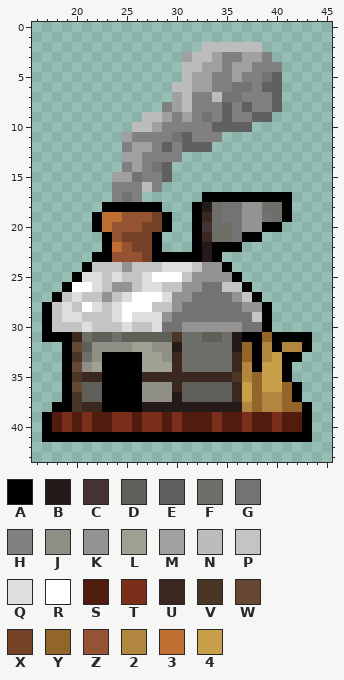
Two states of a pixel-art sprite, KrampitzKreutzwiserSettlersOfCatan/src/textures/playerPieces/whiteHouseSmoke0.png. Above: the version before the commit.
The file is 60x60 pixels. Colours within 5 levels of each other are drawn and written as one. Shown: x 16..45, y 0..43.
Palette (. is transparent): A #000000  B #241a1a  C #453232  D #5f5f59  E #606060  F #6f6f6a  G #737373  H #808080  J #8f8f85  K #939393  L #a0a093  M #a0a0a0  N #bcbcbc  P #c4c4c4  Q #dedede  R #ffffff  S #511c0d  T #7a2f1a  U #392720  V #4a3625  W #664734  X #754127  Y #936529  Z #965332  2 #b2863f  3 #bf6f32  4 #ca9f4a
Pixels before, first column x 17:
 2 ................NNNNNN.....
 3 ..............MNNMHHMMH....
 4 ..............NNMMHMMHHH...
 5 ..............NMMHHMHHGE...
 6 .............NNMMHHGGHEE...
 7 .............MNHHNGGHHHE...
 8 ............HMNHHHEHEHHE...
 9 ..........NNMHMHGHEHHEE....
10 .........NNMHHHHHEEEE......
11 ........MHHHHGEHHH.........
12 ........HMMHEHEEE..........
13 ........MMHHHH.............
14 ........HMHGE..............
15 .......MMGHHE..............
16 .......HHHNH...............
17 .......HGH......AAAAAAAAA..
18 ......AAAAAA...ABFGGKKFFA..
19 .....A33ZZZXA..AUFGGKKGFA..
20 .....A3ZZZXXA..ACFFGKKAA...
21 ......AZXXXA...AUFFGAA.....
22 ......A3ZXXA...ABAAA.......
23 .....AAZZZXAAAAABA.........
24 ....APPPKPPPQQQPKKA........
25 ...AQQPQPPQRRRPKKKKA.......
26 ..ARRQPKKPQQPPKKGGPPA......
27 .APQPPKPQRRRQKKGGGGKPA.....
28 APQPRQPQRRRPPKGGGGGGKKA....
29 APQQPPPQRQQQKGGGGGGGGPA....
30 APPPQPPPQPPQGGKKKKKKGGA....
31 AAAUFDDFDDDDDVFFDDFBAAYAAAA
32 ..AWDJJJJLLJJBFFFFFBYA2A22A
33 ..AVFJAAAALLJUFFFFFUYA24AA.
34 ..AWJLAAAALLLUFFFFFU2A44A..
35 ..AVUUAAAAUUUUUUUUUV2Y44A..
36 ..AWDDAAAAJJJUDDDDDU4Y44YA.
37 ..AVDDAAAAJJJBDDDDDU4Y22YA.
38 .AAVUUAAAABBBBBBBBBB2Y22YYA
39 ASTSTSSTTSTTSTSSSTSSTSSTSSA
40 ASTSTSSTTSTTSTSSSTSSTSSTSSA
41 AAAAAAAAAAAAAAAAAAAAAAAAAAA
The result:
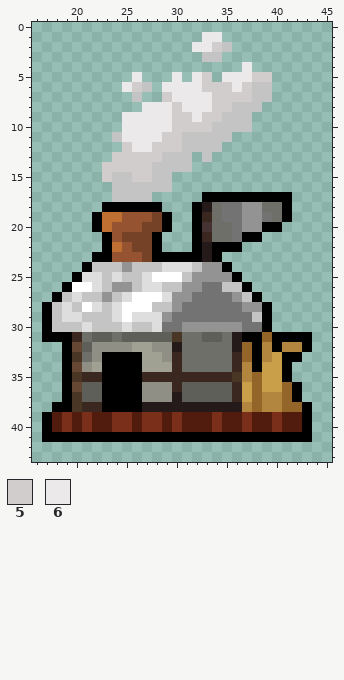
Colours new in this view: 5 #d1cdcd  6 #ebe9e9
From the commit log: change over the remaining 3 settlements to sages smoke design
The exact change:
{"y":1,"x":33,"old":"..","new":"66"}
{"y":2,"x":32,"old":".NNNNNN","new":"665P..."}
{"y":3,"x":31,"old":"MNNMHHMMH","new":"..PP....."}
{"y":4,"x":31,"old":"NNMMHMMHHH","new":"......6..."}
{"y":5,"x":26,"old":".","new":"6"}
{"y":5,"x":30,"old":".NMMHHMHHGE","new":"6.65.66655."}
{"y":6,"x":25,"old":"...","new":"65P"}
{"y":6,"x":29,"old":".NNMMHHGGHEE","new":"666655565PP."}
{"y":7,"x":26,"old":".","new":"P"}
{"y":7,"x":29,"old":".MNHHNGGHHHE","new":"566665555PP."}
{"y":8,"x":27,"old":"..HMNHHHEHEHHE","new":"666566655PPP.."}
{"y":9,"x":25,"old":"..NNMHMHGHEHHEE","new":"6666655655PPP.."}
{"y":10,"x":25,"old":".NNMHHHHHEEEE","new":"666665555PPPP"}
{"y":11,"x":24,"old":".MHHHHGEHHH.","new":"P666655PPPPP"}
{"y":12,"x":25,"old":"HMMHEHEEE.","new":"566555PPPP"}
{"y":13,"x":24,"old":".MMHHHH.","new":"55555PPP"}
{"y":13,"x":33,"old":".","new":"P"}
{"y":14,"x":23,"old":"..HMHGE..","new":"55555PPPP"}
{"y":15,"x":23,"old":".MMGHHE","new":"5PP55PP"}
{"y":16,"x":24,"old":"HHHNH.","new":"PPPPPP"}
{"y":17,"x":24,"old":"HGH.","new":"PPPP"}
{"label":"changed","picture_box":[102,32,282,202]}
